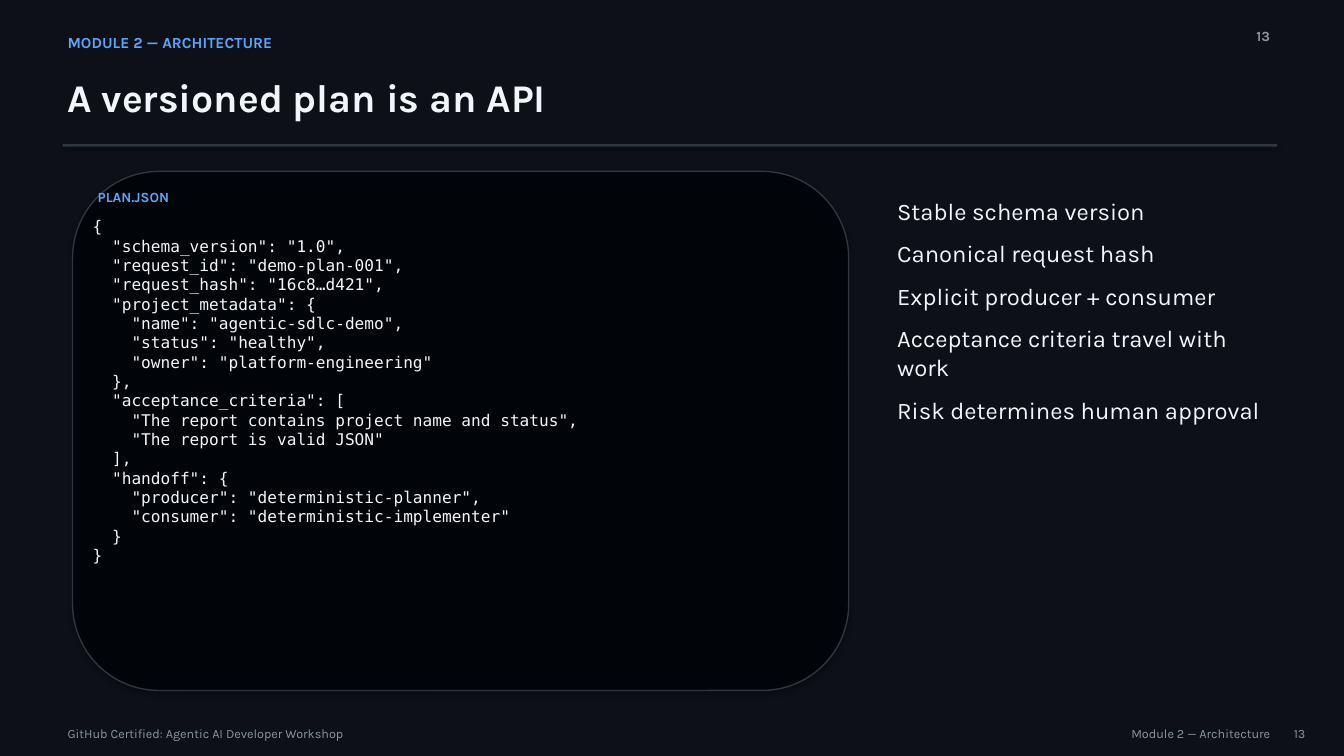
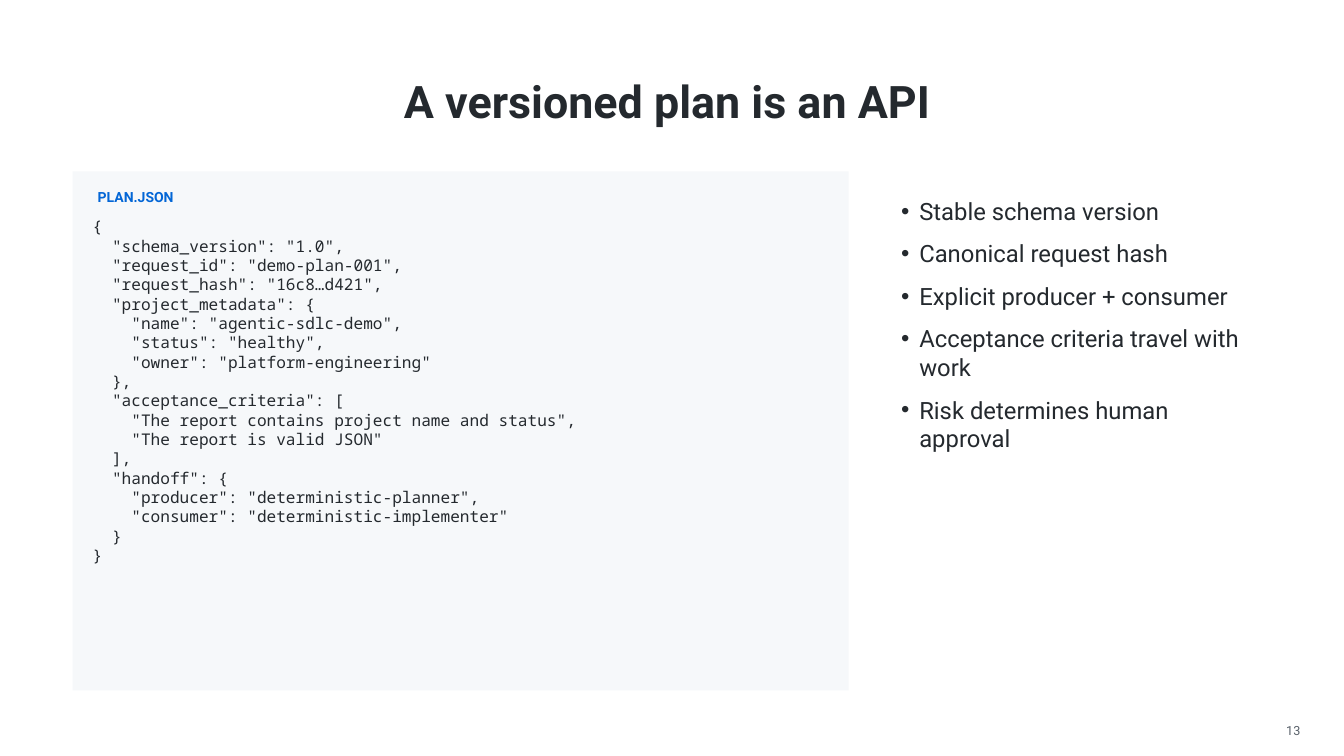
Before and after one commit to martins-vds/agentic-sdlc, a slide deck: slide 13 of slides/github-agentic-ai-developer-workshop.pptx. Drawn at 1344x756 pixels with LibreOffice and Linux fonts; fonts in the diff are those of the drawing. Boxes give left, top, right and bottom in pixels: in the first picture for what was removed or moved away, otherwise in the second. Text is boxed around its words. In the diff, an @@ line names an element or a change of style, - is before the commit and + after.

```diff
--- a/slides/github-agentic-ai-developer-workshop.pptx
+++ b/slides/github-agentic-ai-developer-workshop.pptx
@@ background #0D1117 to #FFFFFF @@
@@ text "A versioned plan is an ...": place and size @@
-text "A versioned plan is an ..." at (68, 84, 546, 122)
+text "A versioned plan is an ..." at (404, 84, 930, 127)
@@ text "A versioned plan is an ..." at (404, 84, 930, 127): size 28 to 32 pt, font Karla to Roboto, text colour #F0F6FC to #24292E; alignment left to centre; vertical alignment top to middle @@
@@ text removed at (68, 38, 272, 48) @@
-MODULE 2 — ARCHITECTURE
@@ text removed at (1256, 32, 1270, 41) @@
-13
@@ rectangle: place and size @@
-rectangle at (63, 144, 1277, 147)
+rectangle at (73, 171, 849, 691)
@@ rectangle at (73, 171, 849, 691): fill #30363D to #F6F8FA; shadow off @@
@@ rounded rectangle removed at (73, 171, 849, 691) @@
@@ text "PLAN.JSON" at (98, 192, 174, 202): font Karla to Roboto, text colour #58A6FF to #0366D6 @@
@@ text "Stable schema version" at (919, 202, 1239, 452): font Karla to Roboto, text colour #F0F6FC to #24292E; bullet none to • @@
@@ text "{ "schema_version": "1.0", "request_id": "demo-plan-001", ..." at (112, 240, 576, 526): font DejaVu Sans Mono to Noto Sans Mono, text colour #F0F6FC to #24292E @@
@@ text "13": place and size @@
-text "13" at (1294, 730, 1306, 738)
+text "13" at (1286, 726, 1300, 735)
@@ text "13" at (1286, 726, 1300, 735): font Karla to Roboto, text colour #8B949E to #586069 @@
@@ text removed at (68, 729, 343, 741) @@
-GitHub Certified: Agentic AI Developer Workshop
@@ text removed at (1131, 729, 1270, 738) @@
-Module 2 — Architecture
```
Also in this commit, not shown: 37 other slides changed, 7 other files.
